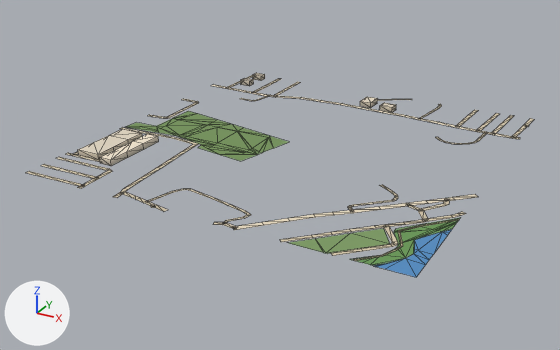
Before and after pictures for a commit that changed the glTF model public/assets/bengaluru-region-v1/tiles/t-14_-25-l0.glb.
Both versions are drawn from a 50 mm lens placed at (-6310.0, -13110.0, 379.0), pointed at (-6766.0, -12280.0, -36.0). Every picture has the same lights, and +X, +Y and +Z are marked at lower left. The first picture is the older version. Mesh edges are drawn as thin lines.

Before the edit, the objects in view are built like this:
```python
me_building = bpy.data.meshes.new('building')
me_building.from_pydata(...)  # 64 vertices, 83 faces; spans x 16.0..309.0, y 71.0..491.0, z 0.0..8.0
me_building.materials.append(mat_building)
me_ground = bpy.data.meshes.new('ground')
me_ground.from_pydata(...)  # 544 vertices, 504 faces; spans x 0.0..503.0, y -3.0..502.0, z 1.0
me_ground.materials.append(mat_ground)
me_water = bpy.data.meshes.new('water')
me_water.from_pydata(...)  # 21 vertices, 20 faces; spans x 456.1..500.0, y 0.0..110.1, z 0.5
me_water.materials.append(mat_water)
ob_building = bpy.data.objects.new('building', me_building)
ob_building.location = (-7000.0, -12500.0, 0.0)
ob_ground = bpy.data.objects.new('ground', me_ground)
ob_ground.location = (-7000.0, -12500.0, 0.0)
ob_water = bpy.data.objects.new('water', me_water)
ob_water.location = (-7000.0, -12500.0, 0.0)
```
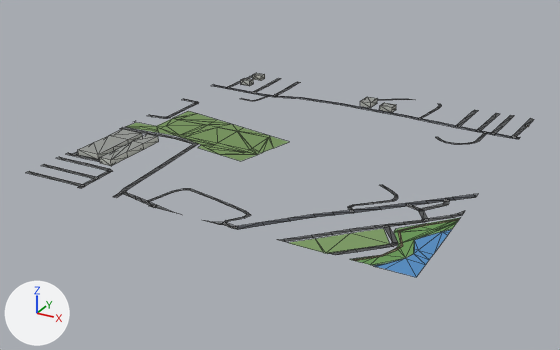
What differs and where, as boxes (x1, y1, x2, y2) in the pictures (560 x 350 px; the box of a moved part takes in the faces that stretch with it):
part 1 of me_building, recoloured: (78, 73, 396, 166) in both
part 2 of me_ground, moved or reshaped: (120, 75, 534, 139) in both
part 3 of me_ground, moved or reshaped: before (26, 157, 478, 261); after (26, 157, 478, 260)
part 4 of me_ground, recoloured: (26, 79, 527, 256) in both

Diff of the bpy script that builds the scene:
```diff
--- a/public/assets/bengaluru-region-v1/tiles/t-14_-25-l0.glb.py
+++ b/public/assets/bengaluru-region-v1/tiles/t-14_-25-l0.glb.py
@@ me_building @@
 # used by ob_building; location = (-7000.0, -12500.0, 0.0)
-me_building.from_pydata(...)  # 64 vertices, 83 faces; spans x 16.0..309.0, y 71.0..491.0, z 0.0..8.0
+me_building.from_pydata(...)  # 64 vertices, 102 faces; spans x 16.0..309.0, y 71.0..491.0, z 0.0..8.0
+# me_building part 1: 83 kept faces spanning x 16.0..309.0, y 71.0..491.0, z 0.0..8.0 get new vertex colours
+# edits to the shape of me_building do not show in these pictures
 me_building.materials.append(mat_building)
@@ me_ground @@
 # used by ob_ground; location = (-7000.0, -12500.0, 0.0)
-me_ground.from_pydata(...)  # 544 vertices, 504 faces; spans x 0.0..503.0, y -3.0..502.0, z 1.0
+me_ground.from_pydata(...)  # 571 vertices, 529 faces; spans x 0.0..500.0, y 0.0..500.0, z 1.0
+# me_ground part 2
+# 16 vertices are removed from x 26.0..501.0, y 180.0..501.0, z 1.0
+# 35 faces are deleted
+# 14 vertices move from x 27.0..501.0, y 182.0..502.0, z 1.0 to x 27.0..500.0, y 182.0..500.0, z 1.0
+# 29 vertices are added at x 0.0..500.0, y 180.0..500.0, z 1.0
+# 46 new faces join them
+# me_ground part 3
+# 22 vertices are removed from x 195.0..503.0, y -3.0..205.0, z 1.0
+# 28 faces are deleted
+# 5 vertices in x 54.0..59.0, y 3.0..61.0, z 1.0 move by (-7.0, 0.0, 0.0)
+# 12 vertices move from x 27.0..499.0, y 2.0..134.0, z 1.0 to x 13.0..500.0, y 0.0..136.0, z 1.0
+# 36 vertices are added at x 188.0..500.0, y 0.0..208.0, z 1.0
+# 42 new faces join them
+# me_ground part 4: 310 kept faces spanning x 0.0..500.0, y 0.0..500.0, z 1.0 get new vertex colours; the middle colour goes from beige #d7c9ae to dark grey #535556
 me_ground.materials.append(mat_ground)
```
